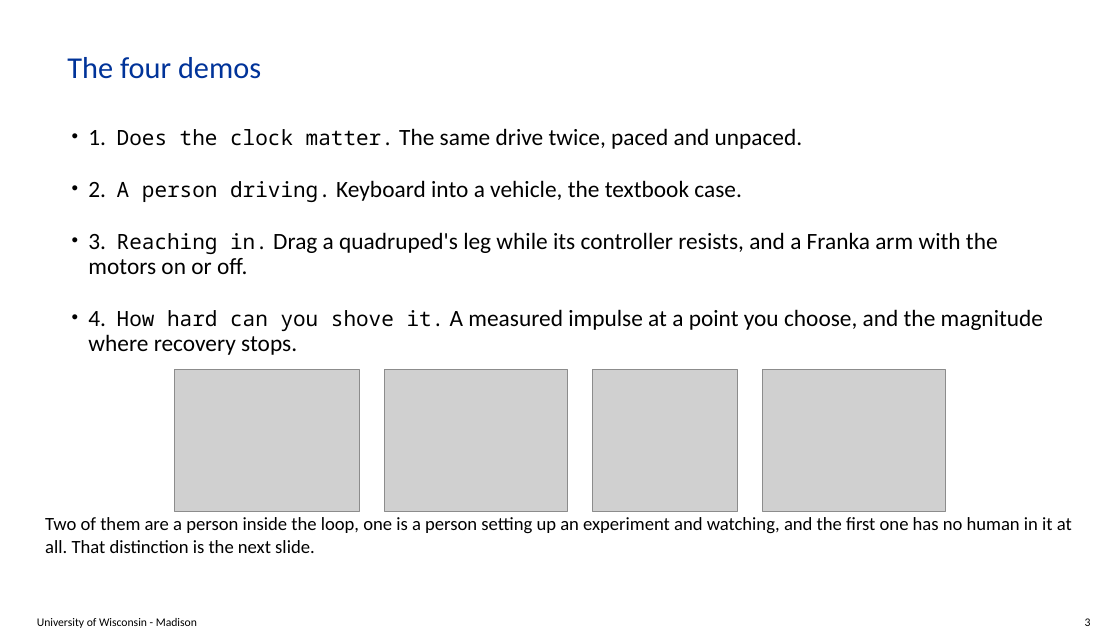
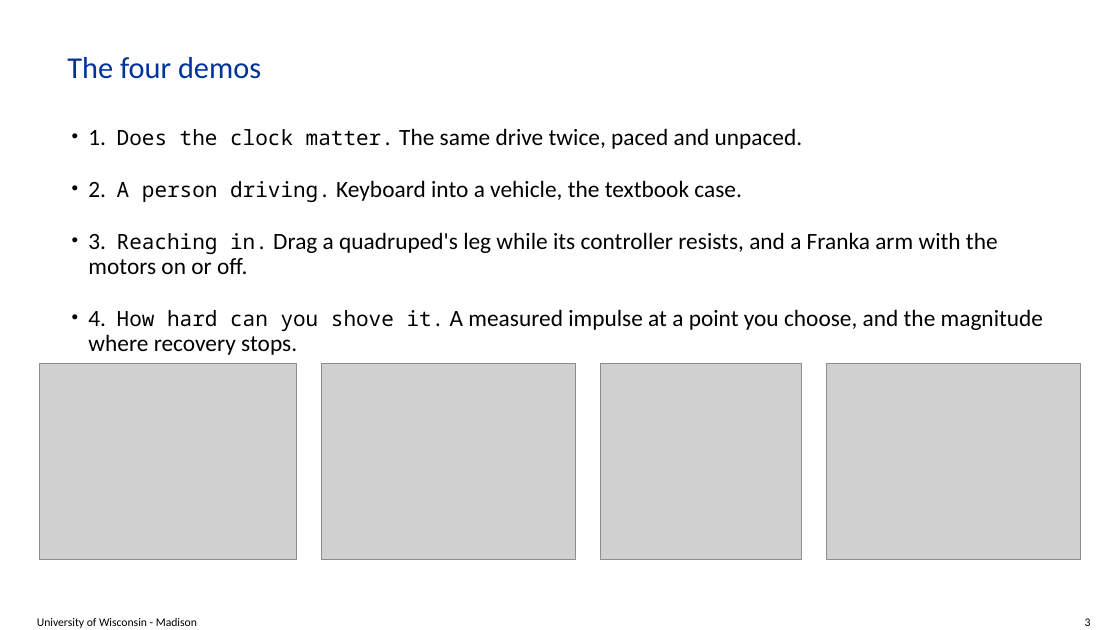
Before and after one commit to ksha23/chrono-hil-tutorial, a slide deck: slide 3 of tutorial_HIL_driver.pptx. Drawn at 1120x630 pixels with LibreOffice and Linux fonts; fonts in the diff are those of the drawing; grey boxes stand for pictures; background and template pictures are left out. Boxes give left, top, right and bottom in pixels: in the first picture for what was removed or moved away, otherwise in the second. Text is boxed around its words. In the diff, an @@ line names an element or a change of style, - is before the commit and + after.

```diff
--- a/tutorial_HIL_driver.pptx
+++ b/tutorial_HIL_driver.pptx
@@ picture: place and size @@
-picture at (174, 370, 360, 512)
+picture at (39, 363, 296, 560)
@@ picture: place and size @@
-picture at (385, 370, 568, 512)
+picture at (322, 363, 576, 560)
@@ picture: place and size @@
-picture at (593, 370, 738, 512)
+picture at (601, 363, 802, 560)
@@ picture: place and size @@
-picture at (763, 370, 946, 512)
+picture at (827, 363, 1081, 560)
@@ text removed at (45, 517, 1072, 553) @@
-Two of them are a person inside the loop, one is a person setting up an experiment and watching, and the first one has no human in it at all. That distinction is the next slide.
```
Also in this commit, not shown: 16 other slides changed, 2 other files.
